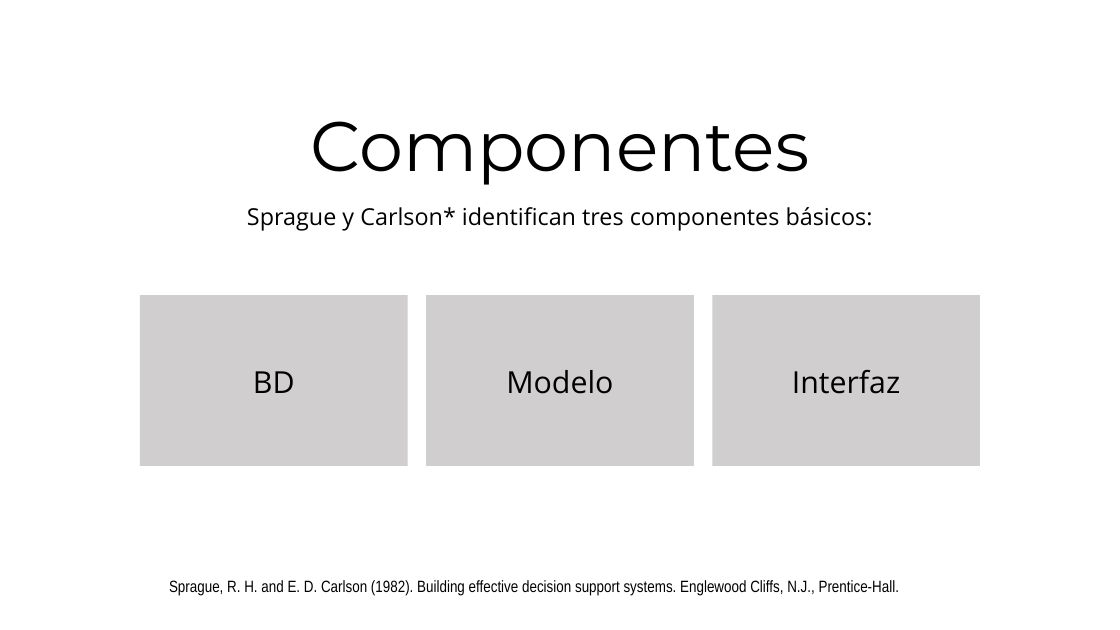
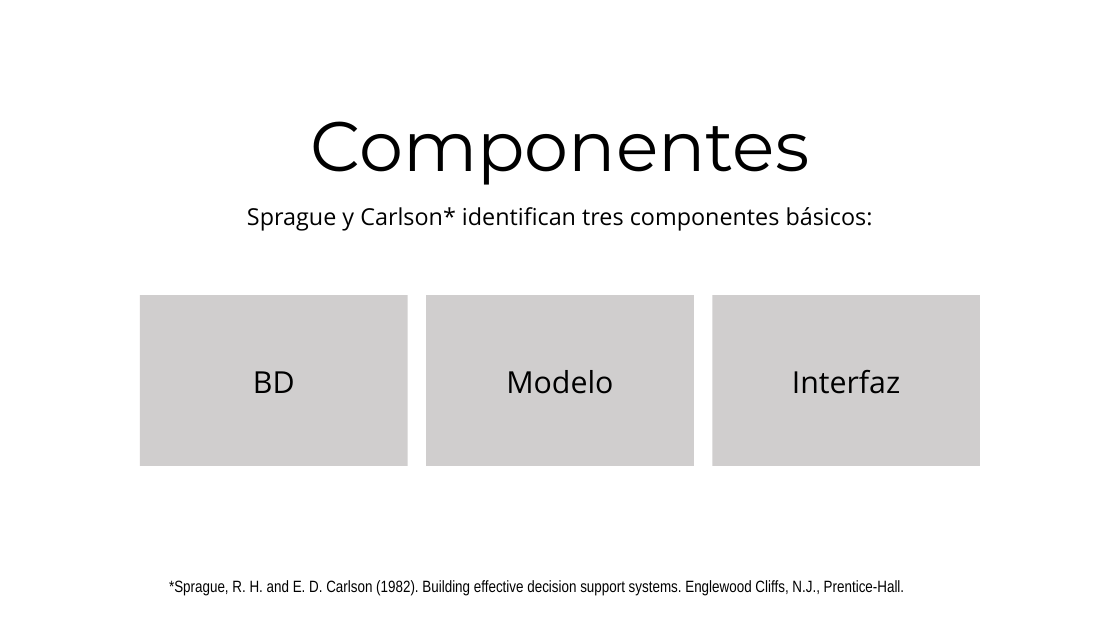
Before and after one commit to kaenovsky/iftsnotes, a slide deck: slide 4 of 215-ppii/215-assets/ppt-ppii-dss-v1.pptx. Drawn at 1120x630 pixels with LibreOffice and Linux fonts; fonts in the diff are those of the drawing. Boxes give left, top, right and bottom in pixels: in the first picture for what was removed or moved away, otherwise in the second. Text is boxed around its words. In the diff, an @@ line names an element or a change of style, - is before the commit and + after.

```diff
--- a/215-ppii/215-assets/ppt-ppii-dss-v1.pptx
+++ b/215-ppii/215-assets/ppt-ppii-dss-v1.pptx
@@ text at [169, 580, 904, 595]: text changed @@
-Sprague, R. H. and E. D. Carlson (1982). Building effective decision support systems. Englewood Cliffs, N.J., Prentice-Hall.
+*Sprague, R. H. and E. D. Carlson (1982). Building effective decision support systems. Englewood Cliffs, N.J., Prentice-Hall.
```
Also in this commit, not shown: 3 other slides changed.
